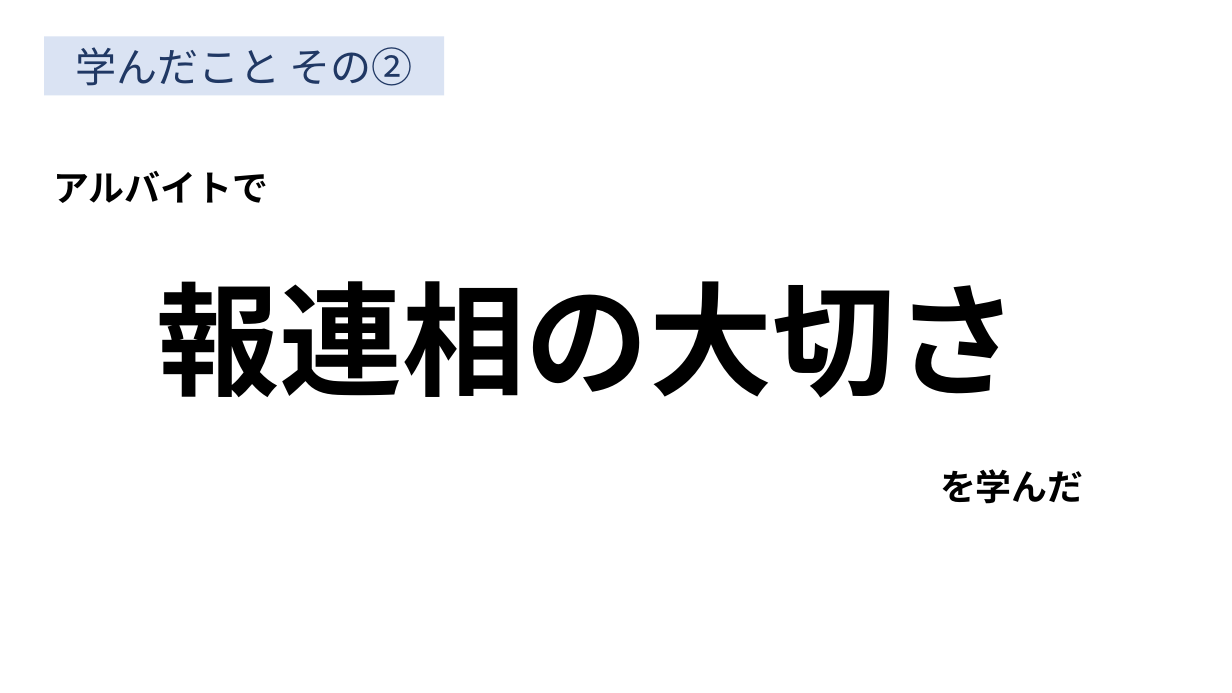
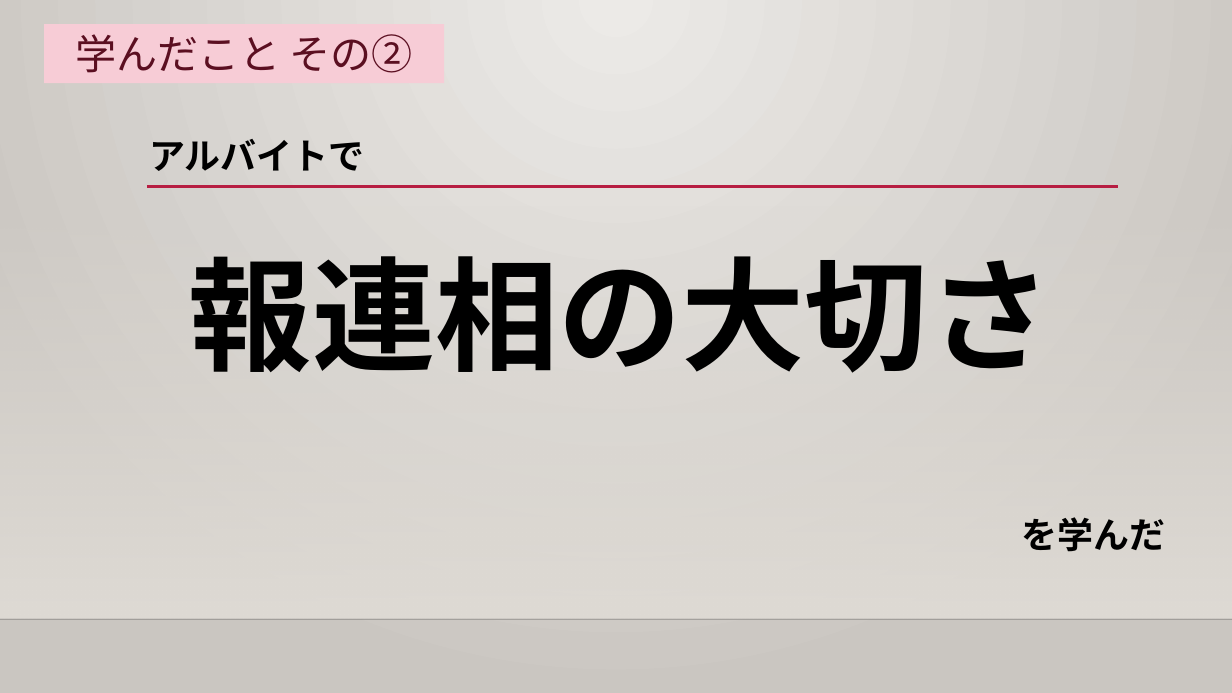
Before and after one commit to human-osaka-game-2019/2020NWProgrammingLatterTermExam, a slide deck: slide 8 of 情報リテラシー/上久保 豪太/ヒューマンでの学生生活において学んだこと.pptx. Drawn at 1232x693 pixels with LibreOffice and Linux fonts; fonts in the diff are those of the drawing; background and template pictures are left out. Boxes give left, top, right and bottom in pixels: in the first picture for what was removed or moved away, otherwise in the second. Text is boxed around its words. In the diff, an @@ line names an element or a change of style, - is before the commit and + after.

```diff
--- a/情報リテラシー/上久保 豪太/ヒューマンでの学生生活において学んだこと.pptx
+++ b/情報リテラシー/上久保 豪太/ヒューマンでの学生生活において学んだこと.pptx
@@ background #FFFFFF to gradient #ECEAE7 to #CAC7C1 @@
@@ rectangle "学んだこと その②": place and size @@
-rectangle "学んだこと その②" at (44, 36, 445, 95)
+rectangle "学んだこと その②" at (44, 24, 445, 83)
@@ rectangle "学んだこと その②" at (44, 24, 445, 83): text colour #203864 to #5C0F21; fill #DAE3F3 to #F7CCD6 @@
@@ text "アルバイトで": place and size @@
-text "アルバイトで" at (53, 171, 268, 203)
+text "アルバイトで" at (149, 139, 364, 171)
@@ rectangle added at (0, 204, 1232, 619), fill gradient #DFDBD5 @@
@@ line added from (147, 187) to (1118, 187), #B71E42 2.5 pt @@
@@ title "報連相の大切さ": place and size @@
-title "報連相の大切さ" at (156, 281, 1018, 398)
+title "報連相の大切さ" at (189, 256, 1051, 373)
@@ title "報連相の大切さ" at (189, 256, 1051, 373): vertical alignment middle to top @@
@@ text "を学んだ": place and size @@
-text "を学んだ" at (940, 469, 1084, 504)
+text "を学んだ" at (1022, 517, 1166, 552)
@@ line added from (0, 619) to (1232, 619), #000001 1 pt @@
```
Also in this commit, not shown: 14 other slides changed.
